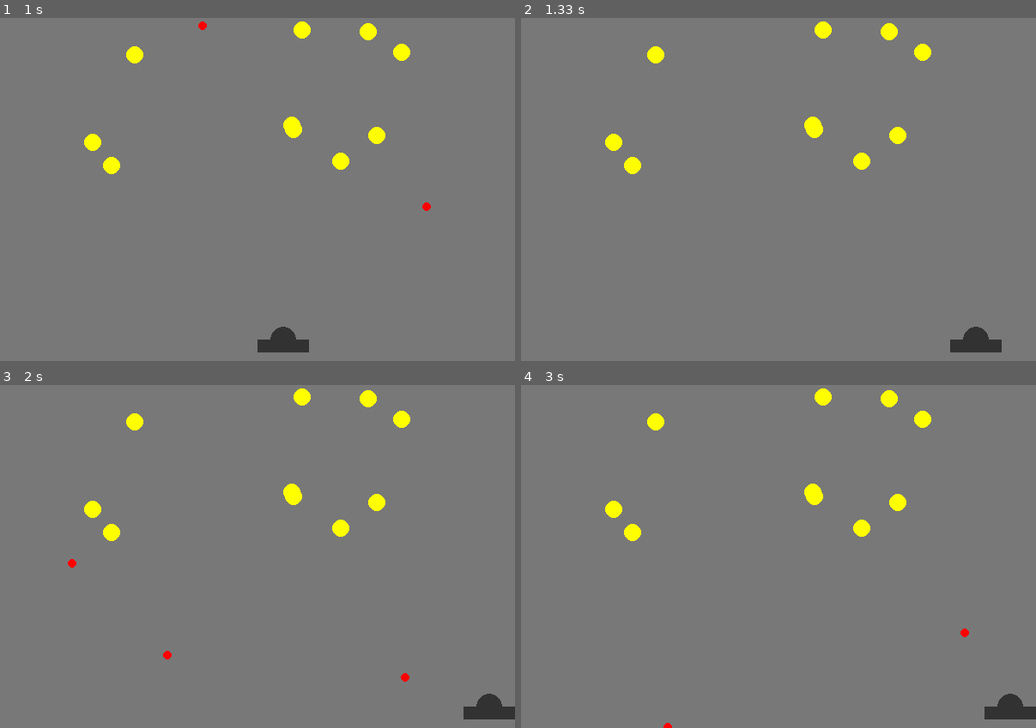
Above: before the commit, frames 1-4 (two rows, left to right).
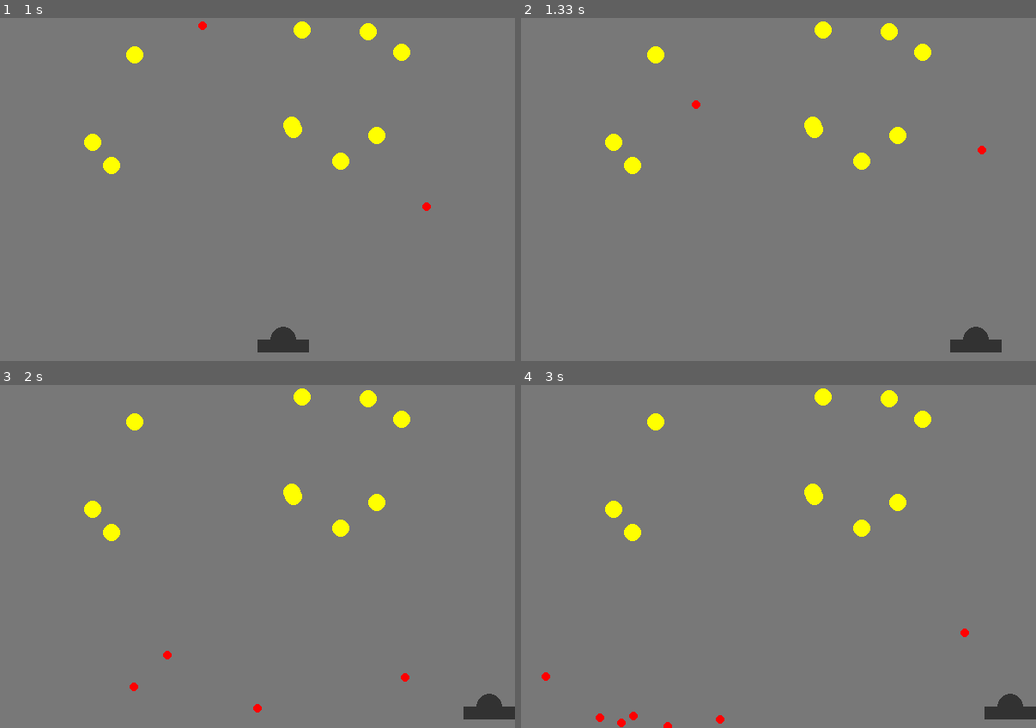
Above: after the commit, the same moments.

Repository: DJan03/Pygame-Cannon_vs_Invaders
Game: pygame game, started from cannonVsInvaders.py
Same seed, same stepped clock (60 frames per second), same inputs: the game is played once before the commit and once after it.
Inputs (mouse positions are in pixels of both pictures, inside the frame that each line leads up to):
- Up to frame 1 (1 s): click (257, 189) at 0.38 s; click (422, 179) at 0.72 s
- Up to frame 2 (1.33 s): hold Right from 1 s (still down)
- Up to frame 3 (2 s): release Right at 1.47 s; click (133, 559) at 1.55 s; click (309, 631) at 1.88 s
- Up to frame 4 (3 s): click (618, 505) at 2.22 s; click (618, 638) at 2.55 s; click (855, 436) at 2.88 s

Frame 1 is identical in both runs. In frame 2, less than 0.1% of the frame differs, in the area x 33-91%, y 24-40%; in frame 3, 0.1%; in frame 4, 0.2%, in the area x 4-40%, y 83-100%.

Commit message:
bouncing of balls

Diff:
--- a/cannonVsInvaders.py
+++ b/cannonVsInvaders.py
@@ -44,6 +44,7 @@
         self.x += self.velocity_x * tick
         self.y += self.velocity_y * tick
         self.velocity_y += GRAVITY * tick
+        self.bounce()
 
     def collide(self, target: Target):
         pass
@@ -52,7 +53,23 @@
         pygame.draw.circle(screen, self.color, (self.x, self.y), self.shape_radius)
 
     def bounce(self):
-        pass
+        if self.x < self.shape_radius:
+            self.velocity_x = abs(self.velocity_x) * 0.6
+            self.velocity_y *= 0.6
+        if self.x > WIDTH - self.shape_radius:
+            self.velocity_x = -abs(self.velocity_x) * 0.6
+            self.velocity_y *= 0.6
+        if self.y < self.shape_radius:
+            self.velocity_y = abs(self.velocity_y) * 0.6
+            self.velocity_x *= 0.6
+        if self.y > HEIGHT - self.shape_radius:
+            self.velocity_y = -abs(self.velocity_y) * 0.6
+            self.velocity_x *= 0.6
+
+        if abs(self.velocity_x) < 10:
+            self.velocity_x = 0
+        if abs(self.velocity_y) < 10:
+            self.velocity_y = 0
 
 
 class Cannon:
